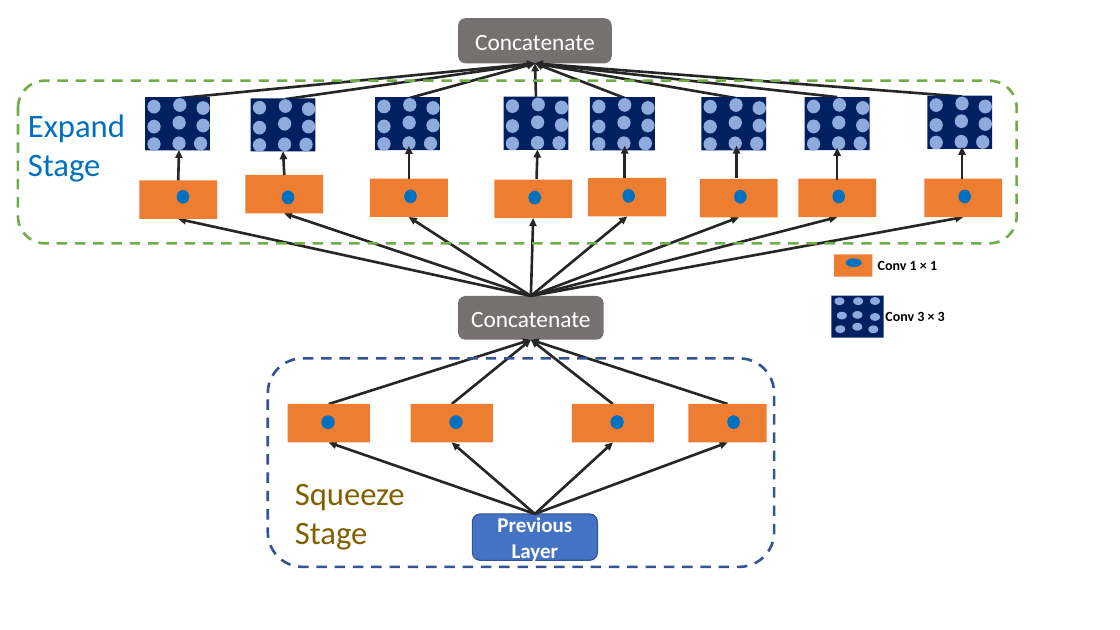
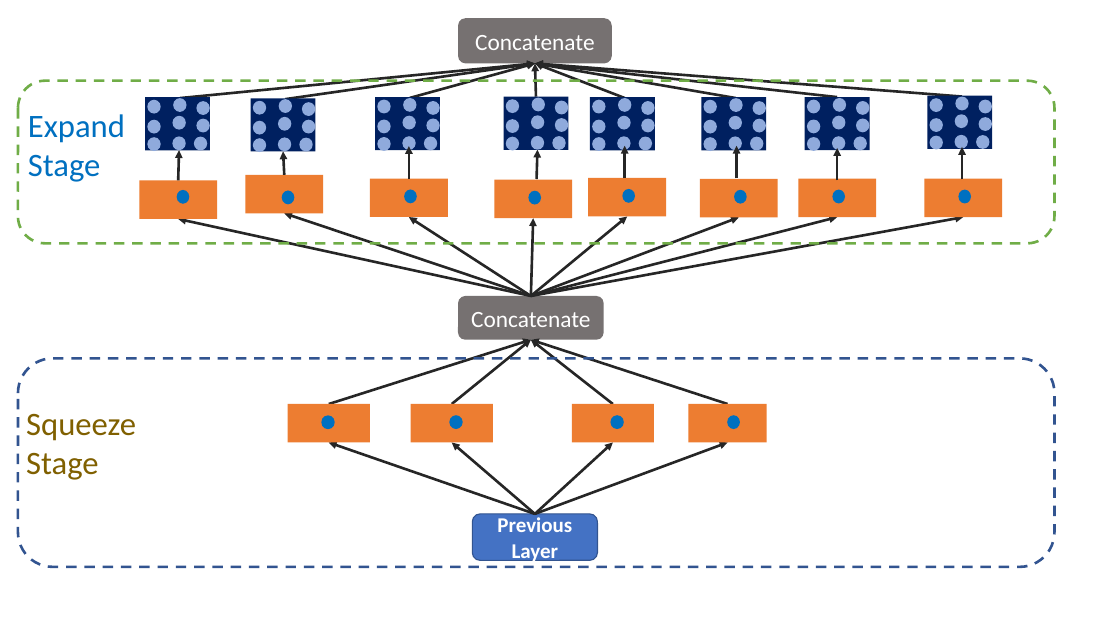
Before and after one commit to niazwazir/WAZIR_SENEXT, a slide deck: slide 15 of FINAL_WAZIR_MODEL.pptx (slide 5 before the commit). Drawn at 1120x630 pixels with LibreOffice and Linux fonts; fonts in the diff are those of the drawing. Boxes give left, top, right and bottom in pixels: in the first picture for what was removed or moved away, otherwise in the second. Text is boxed around its words. In the diff, an @@ line names an element or a change of style, - is before the commit and + after.

```diff
--- a/FINAL_WAZIR_MODEL.pptx
+++ b/FINAL_WAZIR_MODEL.pptx
@@ rounded rectangle: place and size @@
-rounded rectangle at (18,81,1017,244)
+rounded rectangle at (18,81,1054,244)
@@ rectangle removed at (834,255,873,277) @@
@@ ellipse removed at (846,259,862,267) @@
@@ text removed at (878,261,937,270) @@
-Conv 1 × 1
@@ rectangle removed at (832,296,884,338) @@
@@ ellipse removed at (834,297,844,305) @@
@@ ellipse removed at (854,297,864,305) @@
@@ ellipse removed at (870,297,881,305) @@
@@ ellipse removed at (835,325,845,333) @@
@@ ellipse removed at (837,312,847,319) @@
@@ ellipse removed at (853,323,863,330) @@
@@ ellipse removed at (853,311,863,318) @@
@@ ellipse removed at (869,325,879,333) @@
@@ ellipse removed at (870,313,881,321) @@
@@ text removed at (885,311,945,321) @@
-Conv 3 × 3
@@ rounded rectangle: place and size @@
-rounded rectangle at (268,359,775,567)
+rounded rectangle at (18,359,1054,567)
@@ text "Squeeze": place and size @@
-text "Squeeze" at (295,483,405,550)
+text "Squeeze" at (26,413,136,480)
```
Also in this commit, not shown: 4 other slides changed, 6 slides added, 4 slides removed, 33 other files.
